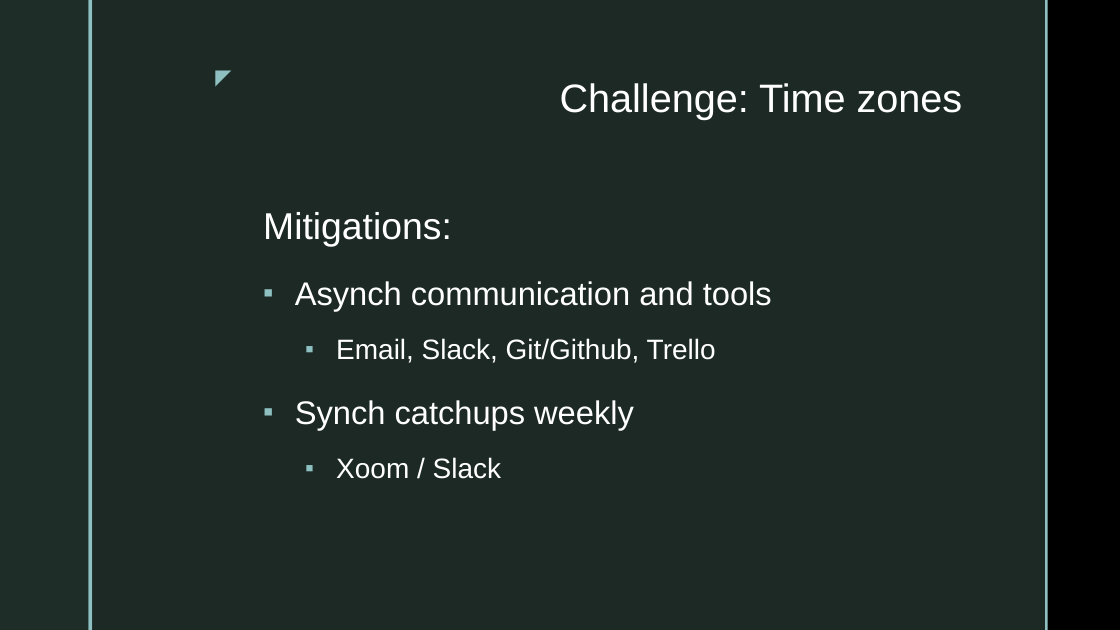
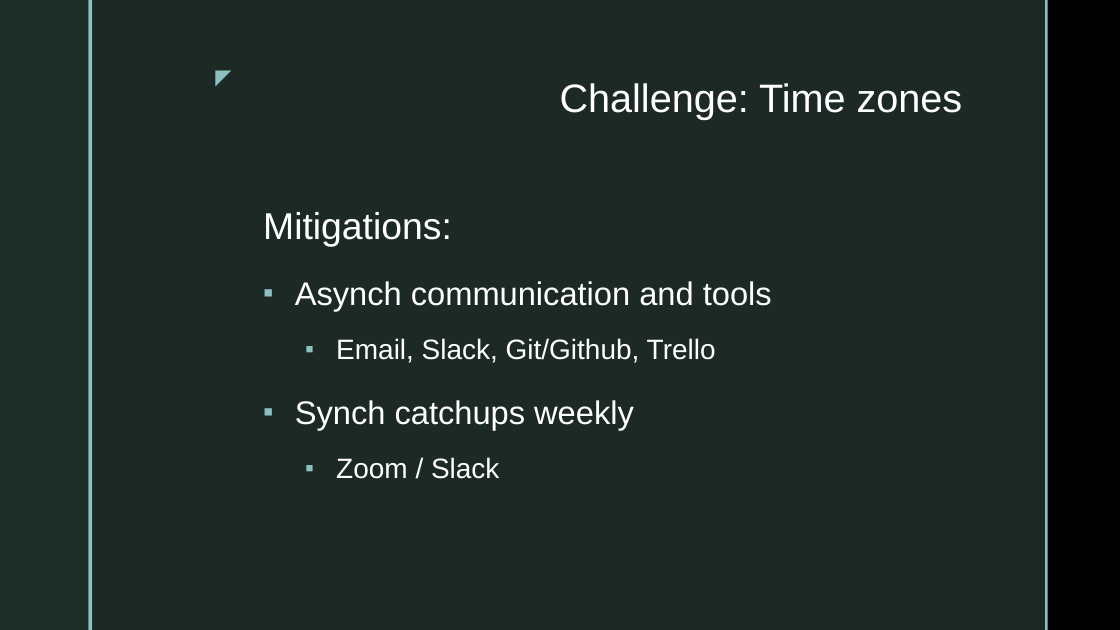
Before and after one commit to thejasonlee/twitter_clone, a slide deck: slide 6 of Final Presentation.pptx. Drawn at 1120x630 pixels with LibreOffice and Linux fonts; fonts in the diff are those of the drawing; background and template pictures are left out. Boxes give left, top, right and bottom in pixels: in the first picture for what was removed or moved away, otherwise in the second. Text is boxed around its words. In the diff, an @@ line names an element or a change of style, - is before the commit and + after.

```diff
--- a/Final Presentation.pptx
+++ b/Final Presentation.pptx
@@ text at bbox=[336, 457, 499, 479]: text changed @@
-  ▪ Xoom / Slack
+  ▪ Zoom / Slack
```
Also in this commit, not shown: 3 other files.
